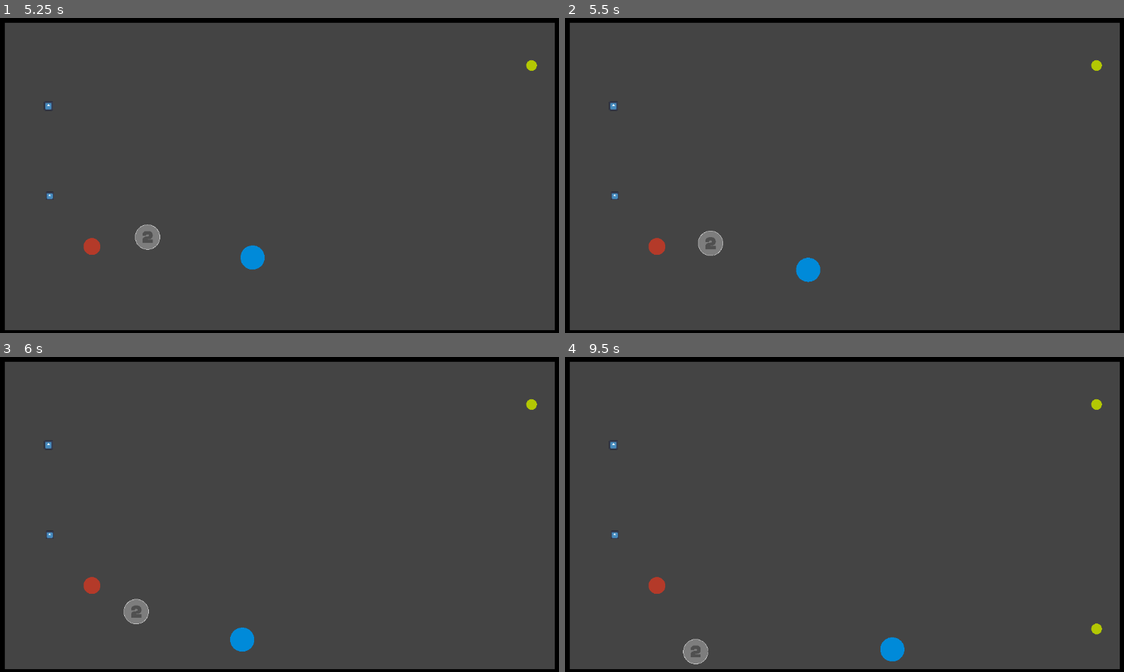
Above: before the commit, frames 1-4 (two rows, left to right).
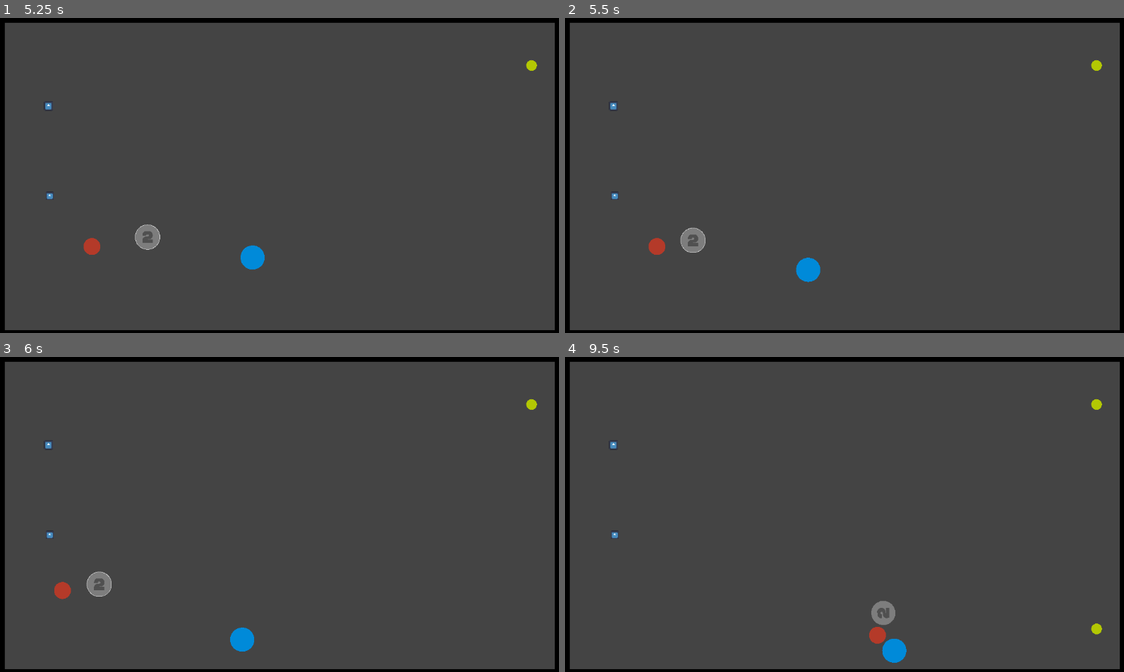
Above: after the commit, the same moments.

Repository: Coolfede97/Bots-League
Game: Godot game, scene res://PRUEBAS/pruebas.tscn
Two runs of this game, one before a commit and one after it. Both use one fixed random seed, a clock stepped at 60 frames per second and the inputs below. The engine's default icon, where the game draws it, is replaced by a stand-in: a white triangle on a blue panel in a dark square.
Inputs (mouse positions are in pixels of both pictures, inside the frame that each line leads up to):
- Up to frame 1 (5.25 s): tap Enter (ui_accept) at 0.5, 0.77, 1.52, 3.02, 3.77, 4.52 s; move the mouse to (402, 159) at 0.52 s; press the mouse at (402, 159) at 0.53 s; hold Right (ui_right) 0.53-1.28 s; move the mouse to (167, 191) at 1.27 s; release the mouse at (167, 191) at 1.28 s; hold Down (ui_down) 1.28-2.03 s; right-click (167, 191) at 1.35 s; move the mouse to (335, 106) at 2.02 s; press the mouse at (335, 106) at 2.03 s; hold Right (ui_right) 2.03-2.78 s; move the mouse to (251, 238) at 2.77 s; release the mouse at (251, 238) at 2.78 s; hold Up (ui_up) 2.78-3.53 s; right-click (251, 238) at 2.85 s; move the mouse to (447, 222) at 3.52 s; press the mouse at (447, 222) at 3.53 s; hold Left (ui_left) 3.53-5.03 s; move the mouse to (111, 128) at 4.27 s; release the mouse at (111, 128) at 4.28 s; right-click (111, 128) at 4.35 s; move the mouse to (307, 175) at 5.02 s; press the mouse at (307, 175) at 5.03 s; hold Down (ui_down) from 5.03 s (still down)
- Up to frame 2 (5.5 s): keep holding Down (ui_down)
- Up to frame 3 (6 s): move the mouse to (195, 432) at 5.77 s; release Down (ui_down) at 5.78 s; release the mouse at (195, 432) at 5.78 s; hold Right (ui_right) from 5.78 s (still down); right-click (195, 432) at 5.85 s
- Up to frame 4 (9.5 s): tap Enter (ui_accept) at 6.02, 6.77, 7.52, 9.02 s; move the mouse to (967, 498) at 6.52 s; release Right (ui_right) at 6.53 s; press the mouse at (967, 498) at 6.53 s; hold Up (ui_up) 6.53-7.28 s; move the mouse to (732, 530) at 7.27 s; release the mouse at (732, 530) at 7.28 s; hold Right (ui_right) 7.28-8.03 s; right-click (732, 530) at 7.35 s; move the mouse to (900, 445) at 8.02 s; press the mouse at (900, 445) at 8.03 s; hold Down (ui_down) 8.03-8.78 s; move the mouse to (816, 577) at 8.77 s; release the mouse at (816, 577) at 8.78 s; hold Left (ui_left) from 8.78 s (still down); right-click (816, 577) at 8.85 s

Frame 1 is identical in both runs. In frame 2, 0.4% of the frame differs, in the area x 20-29%, y 66-76%; in frame 3, 0.7%; in frame 4, 0.8%, in the area x 14-62%, y 69-98%.

Commit message:
Tal vez ya no se queda quieto eventualmente xd

Diff:
--- a/Bots/2/Bot2.gd
+++ b/Bots/2/Bot2.gd
@@ -3,7 +3,7 @@
 var functionCallable=true
 var functionCallable2=true
 @export var isOfensive=bool()
-var touchTurbo
+var cronometer: float
 # Radius of the bot's collision = 24.69
 # Radius of the ball's collision = 17.06
 var AOPPSWS=111.06275 # Amount Of Pixels Per Second Walk Speed - En un segundo avanza 111.06275
@@ -74,9 +74,16 @@
 	elif wallNormal.y==-1:
 		ballVelocityNormalized.y*=-1
 		return ballVelocityNormalized
+func resetScript():
+	cronometer=0
+	functionCallable=true
 func _physics_process(delta):
-#	print("script 1 ","functionCallable: ", functionCallable)
-
+	if linear_velocity==Vector2(0,0) and isOfensive:
+		cronometer+=get_process_delta_time()
+		if cronometer>5:
+			resetScript()
+	else:
+		cronometer=0
 	bot_2_ray_cast.global_rotation=0
 	bot_2_ray_cast_pts.global_rotation=0
 	if Input.is_action_just_pressed("ui_focus_next"):
@@ -129,6 +136,9 @@
 					calculator.kick=false
 					break
 			bot_2_ray_cast_pts.target_position=positionToShot-position
+			var px = hypotenuseNormalized(positionToShot-position)
+			px*=55
+			bot_2_ray_cast_pts.target_position=(positionToShot-position)+px
 			if bot_2_ray_cast_pts.is_colliding():
 				calculator.kick=false
 				break
--- a/Bots/2/CalculatorBot2.gd
+++ b/Bots/2/CalculatorBot2.gd
@@ -1,6 +1,7 @@
 extends Node2D
 
 var functionCallable=true
+var cronometer: float
 @export var ball: RigidBody2D
 @export var bot: RigidBody2D
 @export var walkSpeed=int()
@@ -47,9 +48,19 @@
 	elif wallNormal.y==-1:
 		ballVelocityNormalized.y*=-1
 		return ballVelocityNormalized
-#
+func resetScript():
+	cronometer=0
+	functionCallable=true
+	touchTurbo=false
+	lookingForturbo=false
+	kick=false
 func _physics_process(delta):
-#	print("functionCallable: ", functionCallable, ", kick: ", kick)
+	if bot.linear_velocity==Vector2(0,0) and bot.isOfensive:
+		cronometer+=get_process_delta_time()
+		if cronometer>5:
+			resetScript()
+	else:
+		cronometer=0
 	if functionCallable and !kick and bot.isOfensive==true:
 		notAbleToKick(delta)
 func notAbleToKick(delta):
--- a/Turbo/Turbo.gd
+++ b/Turbo/Turbo.gd
@@ -5,8 +5,7 @@
 	if body.is_in_group("Players"):
 
 		body.get_node("TurboBar").AddTurbo(body,position)
-		if body.is_in_group("Bots"):
-			body.touchTurbo=true
+
 		#Llaman a la función SpawnTurbo del TurboSpawner (El padre) dandole la posición de este turbo como argumento
 		get_parent().SpawnTurbo(position)
 		# Se elimina este turbo
